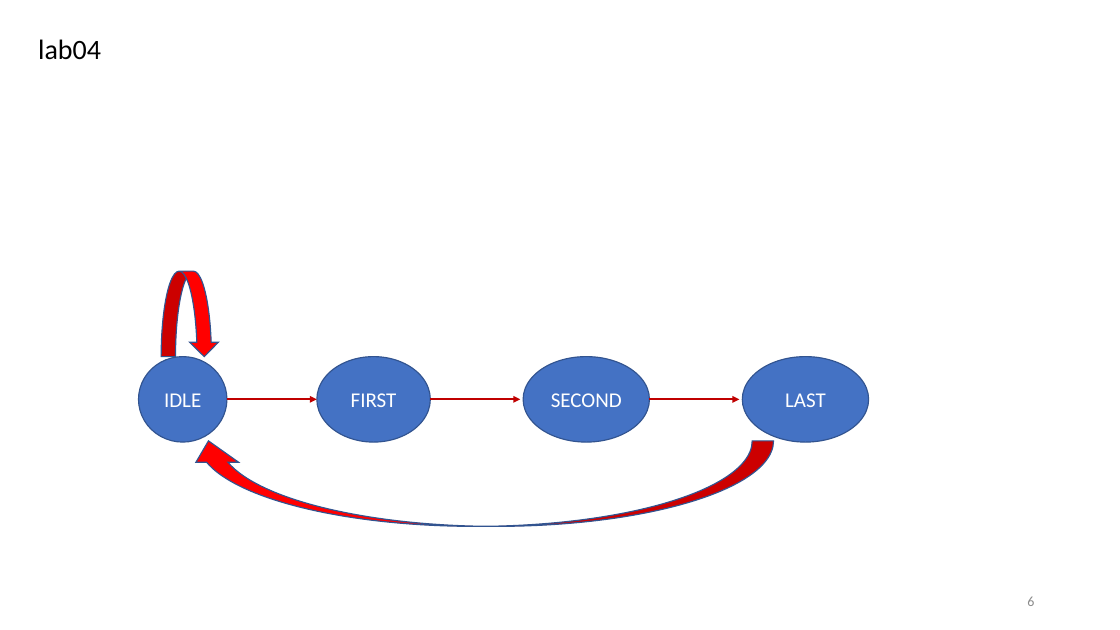
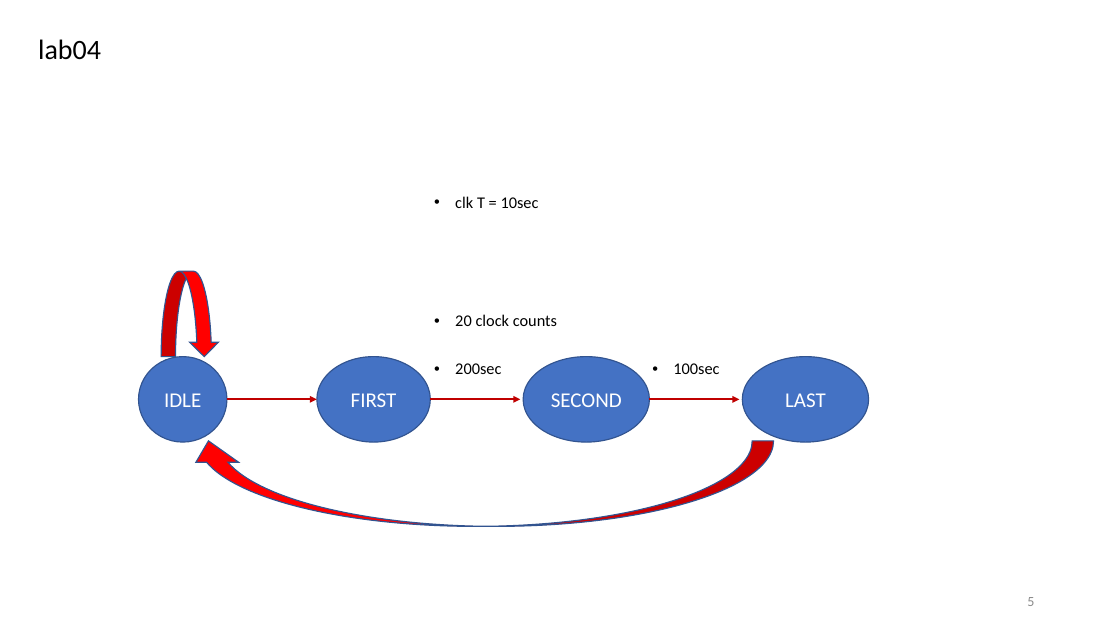
Before and after one commit to r06942072/study_sv, a slide deck: slide 5 of note.pptx (slide 6 before the commit). Drawn at 1120x630 pixels with LibreOffice and Linux fonts; fonts in the diff are those of the drawing. Boxes give left, top, right and bottom in pixels: in the first picture for what was removed or moved away, otherwise in the second. Text is boxed around its words. In the diff, an @@ line names an element or a change of style, - is before the commit and + after.

```diff
--- a/note.pptx
+++ b/note.pptx
@@ text added at <box>455,196,539,208</box>, 14 pt, text #000000 @@
+• clk T = 10sec
@@ text added at <box>455,314,557,326</box>, 14 pt, text #000000 @@
+• 20 clock counts
@@ text added at <box>455,363,501,374</box>, 14 pt, text #000000 @@
+• 200sec
@@ text added at <box>673,363,719,374</box>, 14 pt, text #000000 @@
+• 100sec
```
Also in this commit, not shown: 1 other slide changed, 1 slide removed, 12 other files.
